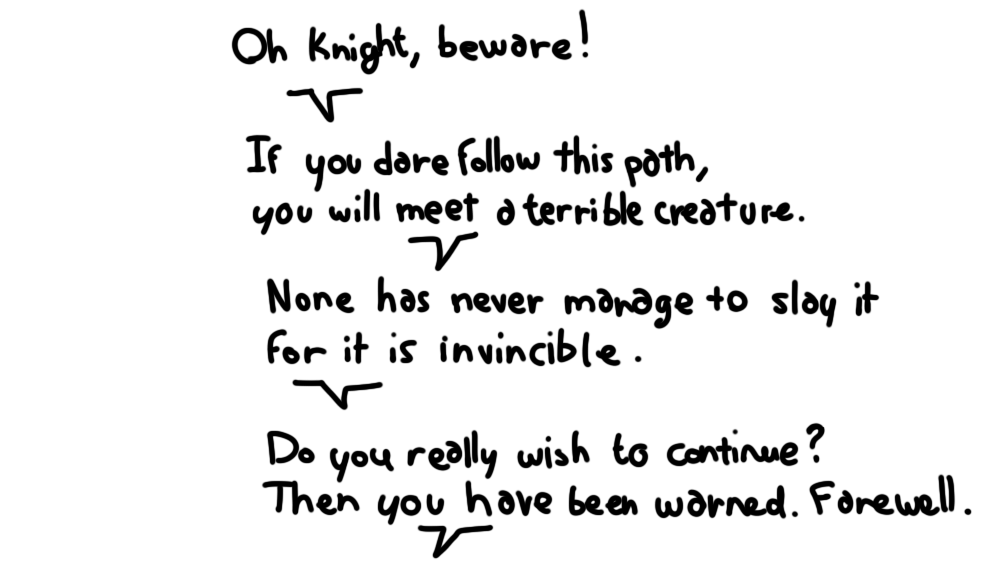
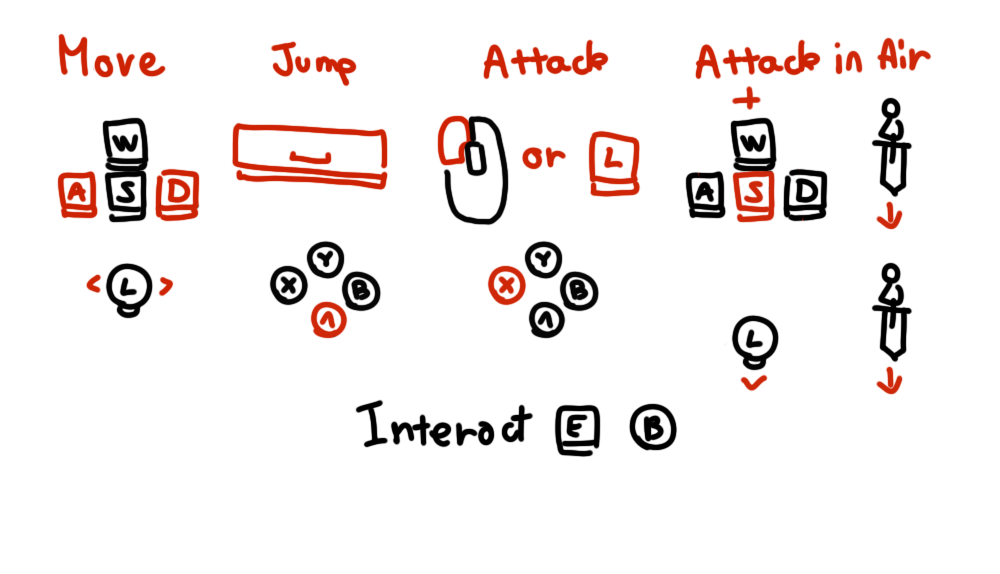
The second 1000px x 574px image is a revision of the first. Changes to its layers:
hid "Calque 22" over left=231, top=8, right=972, bottom=560
showed "Calque 15", painted on it over left=57, top=33, right=932, bottom=458
